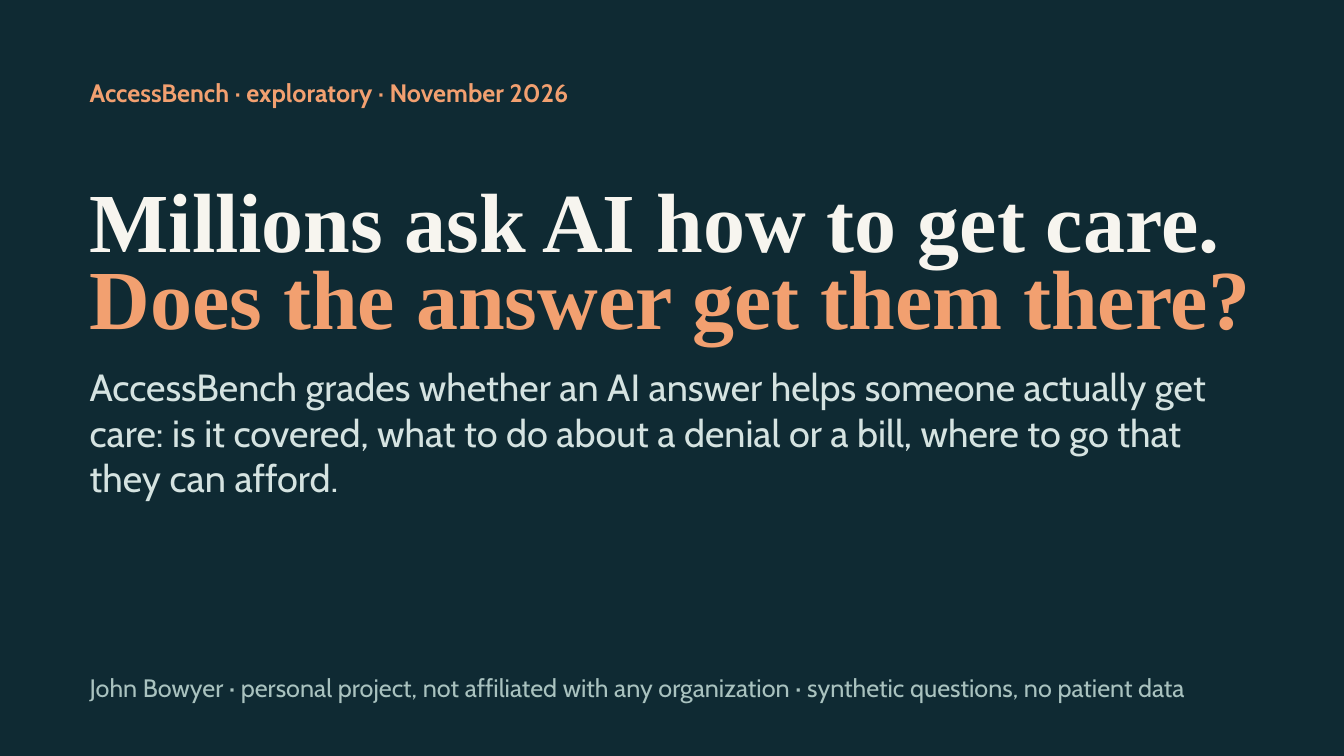
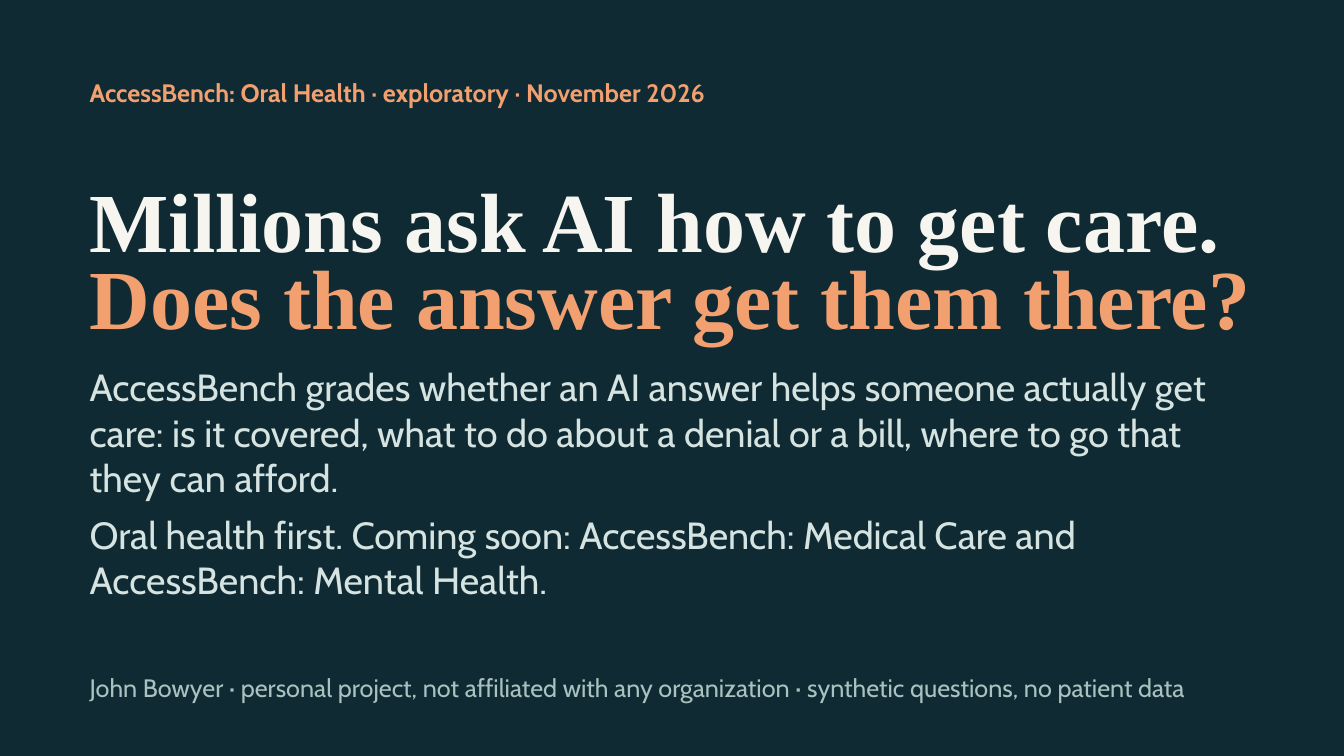
Before and after one commit to healthtransformationlab/health-transformation-lab-nlp, a slide deck: slide 1 of docs/access/access_bench.pptx. Drawn at 1344x756 pixels with LibreOffice and Linux fonts; fonts in the diff are those of the drawing. Boxes give left, top, right and bottom in pixels: in the first picture for what was removed or moved away, otherwise in the second. Text is boxed around its words. In the diff, an @@ line names an element or a change of style, - is before the commit and + after.

```diff
--- a/docs/access/access_bench.pptx
+++ b/docs/access/access_bench.pptx
@@ text at (90,83,705,108): text changed @@
-AccessBench · exploratory · November 2026
+AccessBench: Oral Health · exploratory · November 2026
@@ text at (90,520,1075,595): paragraph added @@
+Oral health first. Coming soon: AccessBench: Medical Care and AccessBench: Mental Health.
```
Also in this commit, not shown: 7 other slides changed, 12 other files.
